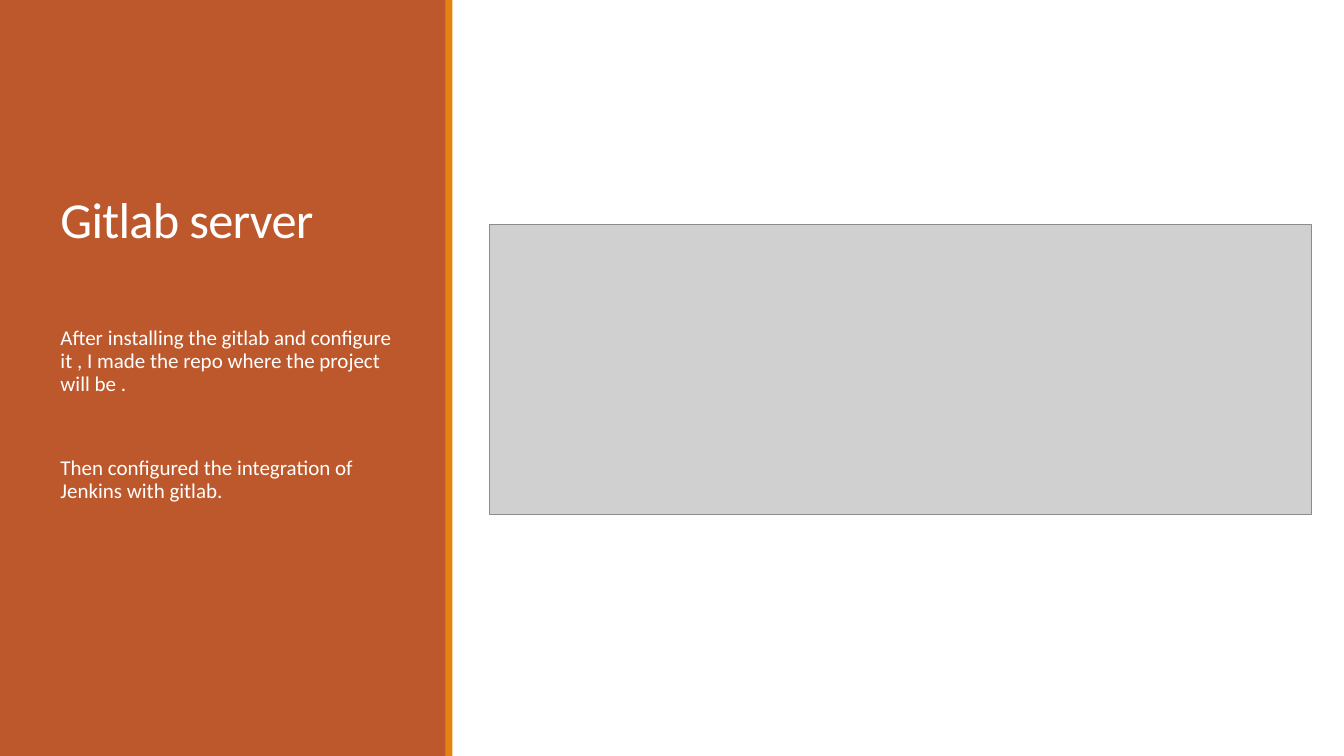
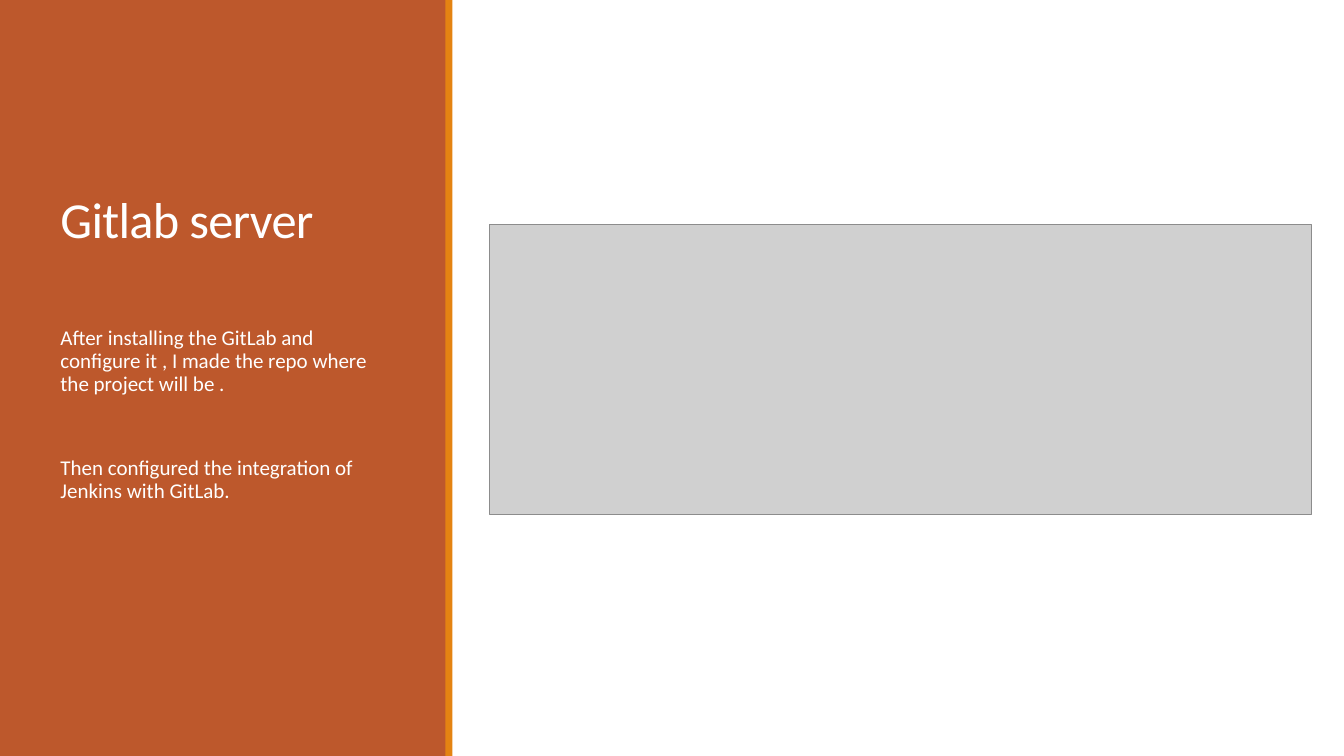
Before and after one commit to AmrElboridy/mahmoud-ahmed-abdelsalam, a slide deck: slide 4 of Web Server Deployment.pptx. Drawn at 1344x756 pixels with LibreOffice and Linux fonts; fonts in the diff are those of the drawing; grey boxes stand for pictures. Boxes give left, top, right and bottom in pixels: in the first picture for what was removed or moved away, otherwise in the second. Text is boxed around its words. In the diff, an @@ line names an element or a change of style, - is before the commit and + after.

```diff
--- a/Web Server Deployment.pptx
+++ b/Web Server Deployment.pptx
@@ text at (60, 330, 367, 498): text changed @@
-After installing the gitlab and configure it , I made the repo where the project will be .
-Then configured the integration of Jenkins with gitlab.
+After installing the GitLab and configure it , I made the repo where the project will be .
+Then configured the integration of Jenkins with GitLab.
```
Also in this commit, not shown: 2 other slides changed.
